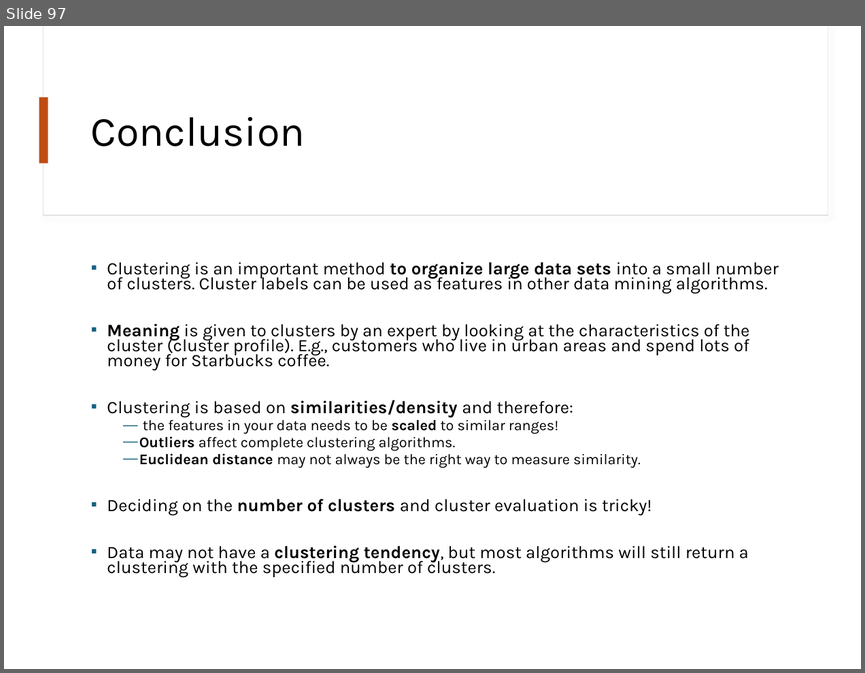
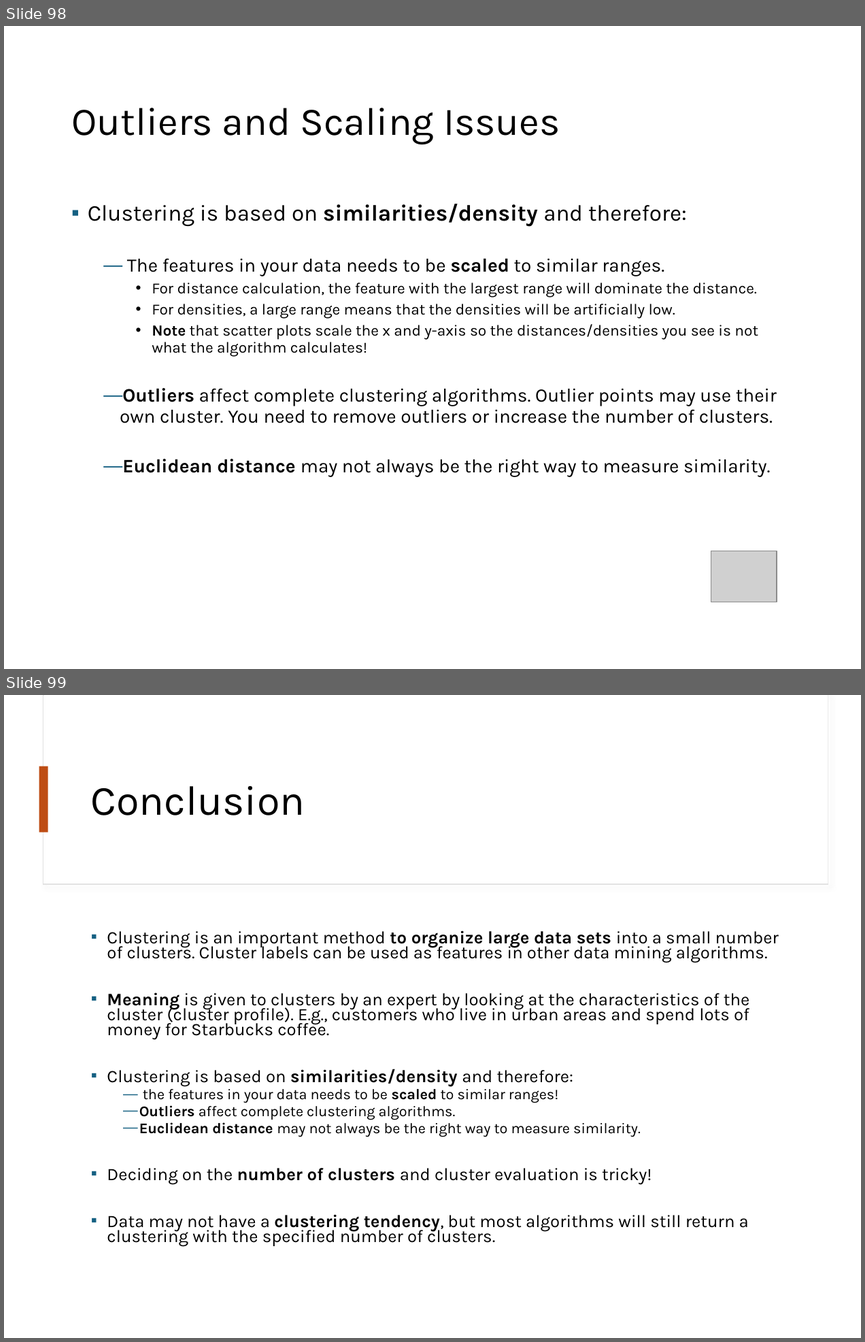
Before and after one commit to mhahsler/Introduction_to_Data_Mining_R_Examples, a slide deck: slides/chap7_basic_cluster_analysis.pptx. Shown one above the other, each under a label of ours: slide 97 before the commit, slides 98 and 99 after it. The pictures are 865x673 and 865x1342 pixels, drawn with LibreOffice and Linux fonts; fonts in the diff are those of the drawing; grey boxes stand for pictures. Boxes give left, top, right and bottom in pixels: in the first picture for what was removed or moved away, otherwise in the second. Text is boxed around its words. In the diff, an @@ line names an element or a change of style, - is before the commit and + after.

```diff
--- a/slides/chap7_basic_cluster_analysis.pptx
+++ b/slides/chap7_basic_cluster_analysis.pptx
@@ slide 98 added at (x1=4, y1=26, x2=861, y2=669), background #FFFFFF @@
@@ title added at (x1=71, y1=108, x2=560, y2=144), 33 pt, text #000000 @@
+Outliers and Scaling Issues
@@ text added at (x1=88, y1=203, x2=776, y2=477), 16 pt, text #000000 @@
+▪ Clustering is based on similarities/density and therefore:
+  — The features in your data needs to be scaled to similar ranges.
+    • For distance calculation, the feature with the largest range will dominate the distance.
+    • For densities, a large range means that the densities will be artificially low.
+    • Note that scatter plots scale the x and y-axis so the distances/densities you see is not what the algorithm calculates!
+  — Outliers affect complete clustering algorithms. Outlier points may use their own cluster. You need to remove outliers or increase the number of clusters.
+  — Euclidean distance may not always be the right way to measure similarity.
@@ picture added at (x1=711, y1=550, x2=777, y2=601) @@
@@ what was slide 97 is now slide 99 @@
```
Also in this commit, not shown: 17 slides changed, 1 other slide added, 1 other file.
